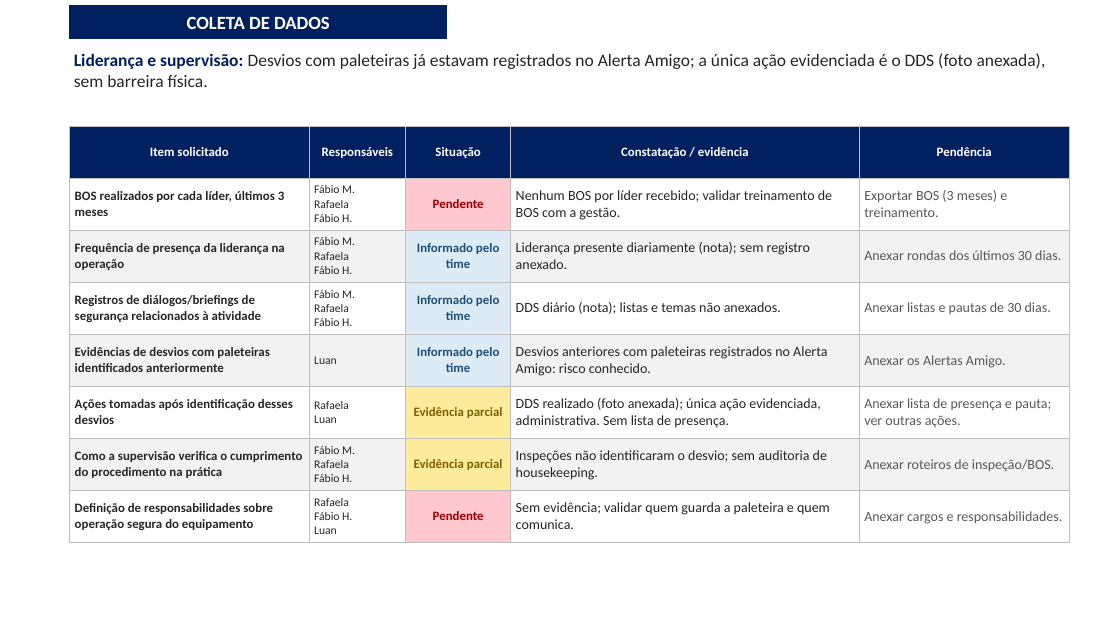
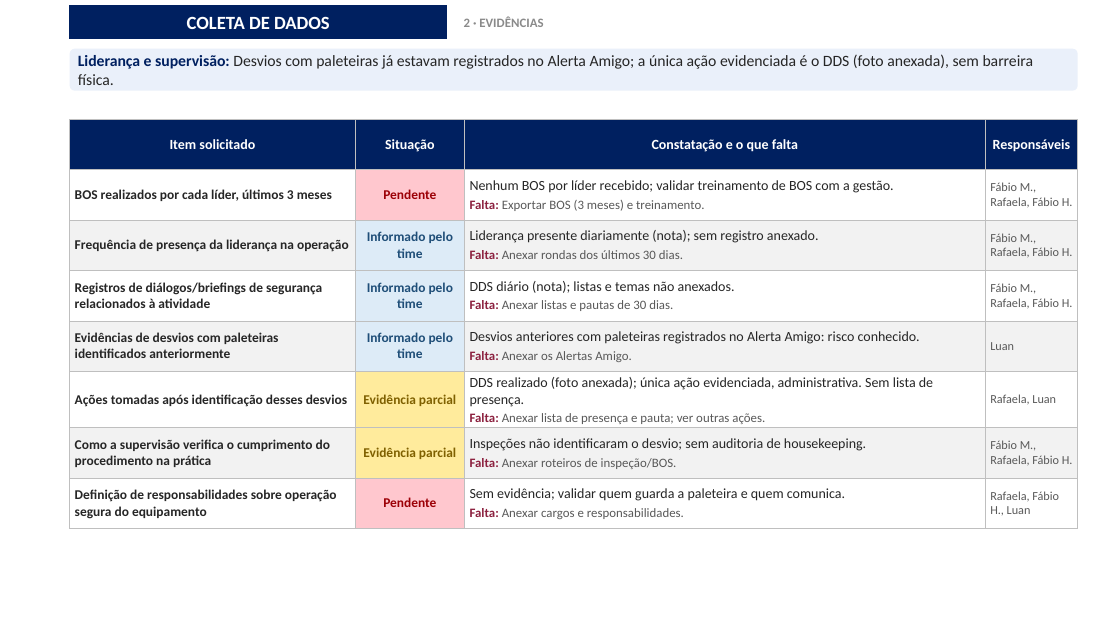
Before and after one commit to luantavarez9/hospital-seguro, a slide deck: slide 11 of entrega_acidente_GRU1/Apresentacao_Ocorrencia_Acidente_GRU_I.pptx (slide 10 before the commit). Drawn at 1120x630 pixels with LibreOffice and Linux fonts; fonts in the diff are those of the drawing; background and template pictures are left out. Boxes give left, top, right and bottom in pixels: in the first picture for what was removed or moved away, otherwise in the second. Text is boxed around its words. In the diff, an @@ line names an element or a change of style, - is before the commit and + after.

```diff
--- a/entrega_acidente_GRU1/Apresentacao_Ocorrencia_Acidente_GRU_I.pptx
+++ b/entrega_acidente_GRU1/Apresentacao_Ocorrencia_Acidente_GRU_I.pptx
@@ text added at [464, 16, 543, 27], 11 pt, text #8A8A8A, bold @@
+2 · EVIDÊNCIAS
@@ rounded rectangle "Liderança e supervisão: Desvios com ...": place and size @@
-rounded rectangle "Liderança e supervisão: Desvios com ..." at [74, 53, 1046, 87]
+rounded rectangle "Liderança e supervisão: Desvios com ..." at [70, 49, 1078, 91]
@@ rounded rectangle "Liderança e supervisão: Desvios com ..." at [70, 49, 1078, 91]: size 15 to 13.5 pt; less space between paragraphs; vertical alignment top to middle; fill none to #EAF0FA @@
@@ table at [70, 119, 1078, 523] @@
-column 2: Responsáveis | Fábio M. / Rafaela / Fábio H. | Fábio M. / Rafaela / Fábio H. | Fábio M. / Rafaela / Fábio H. | Luan | Rafaela / Luan | Fábio M. / Rafaela / Fábio H. | Rafaela / Fábio H. / Luan
-column 4: Constatação / evidência | Nenhum BOS por líder recebido; validar treinamento de BOS com a gestão. | Liderança presente diariamente (nota); sem registro anexado. | DDS diário (nota); listas e temas não anexados. | Desvios anteriores com paleteiras registrados no Alerta Amigo: risco conhecido. | DDS realizado (foto anexada); única ação evidenciada, administrativa. Sem lista de presença. | Inspeções não identificaram o desvio; sem auditoria de housekeeping. | Sem evidência; validar quem guarda a paleteira e quem comunica.
+column 3: Constatação e o que falta | Nenhum BOS por líder recebido; validar treinamento de BOS com a gestão. / Falta: Exportar BOS (3 meses) e treinamento. | Liderança presente diariamente (nota); sem registro anexado. / Falta: Anexar rondas dos últimos 30 dias. | DDS diário (nota); listas e temas não anexados. / Falta: Anexar listas e pautas de 30 dias. | Desvios anteriores com paleteiras registrados no Alerta Amigo: risco conhecido. / Falta: Anexar os Alertas Amigo. | DDS realizado (foto anexada); única ação evidenciada, administrativa. Sem lista de presença. / Falta: Anexar lista de presença e pauta; ver outras ações. | Inspeções não identificaram o desvio; sem auditoria de housekeeping. / Falta: Anexar roteiros de inspeção/BOS. | Sem evidência; validar quem guarda a paleteira e quem comunica. / Falta: Anexar cargos e responsabilidades.
-column 5: Pendência | Exportar BOS (3 meses) e treinamento. | Anexar rondas dos últimos 30 dias. | Anexar listas e pautas de 30 dias. | Anexar os Alertas Amigo. | Anexar lista de presença e pauta; ver outras ações. | Anexar roteiros de inspeção/BOS. | Anexar cargos e responsabilidades.
+column 4: Responsáveis | Fábio M., Rafaela, Fábio H. | Fábio M., Rafaela, Fábio H. | Fábio M., Rafaela, Fábio H. | Luan | Rafaela, Luan | Fábio M., Rafaela, Fábio H. | Rafaela, Fábio H., Luan
@@ table: place and size @@
-table at [70, 126, 1070, 543]
+table at [70, 119, 1078, 523]
```
Also in this commit, not shown: 19 other slides changed, 2 slides added, 1 slide removed, 33 other files.
